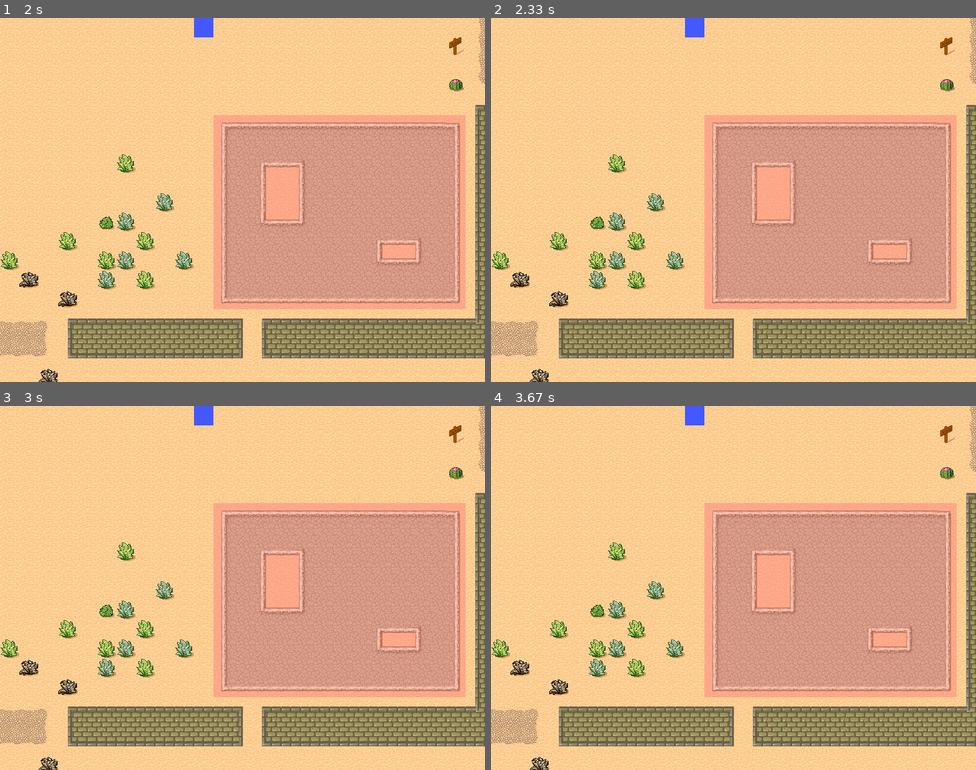
Above: before the commit, frames 1-4 (two rows, left to right).
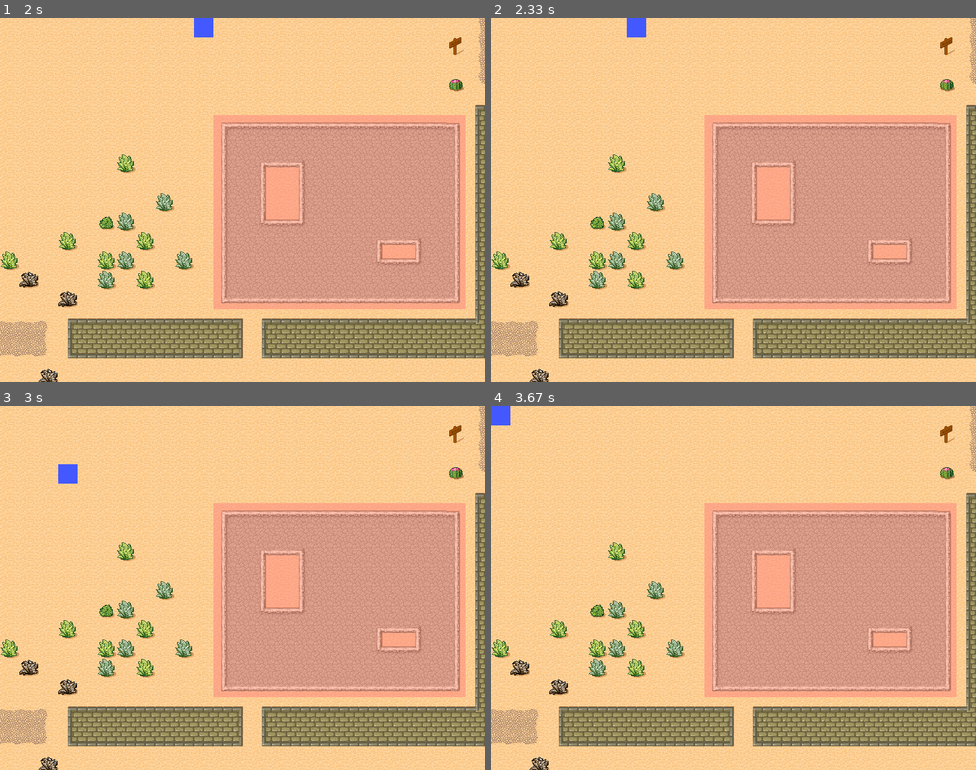
Above: after the commit, the same moments.

Repository: rongcuid/Pygame-RPG-Engine
Game: pygame game, started from Game.py
Two runs of this game, one before a commit and one after it. Both use one fixed random seed, a clock stepped at 60 frames per second and the inputs below.
Inputs:
- Up to frame 1 (2 s): tap Enter at 0.33 s; hold Right 0.67-1.13 s; hold Right 1.5-1.97 s
- Up to frame 2 (2.33 s): hold Left from 2 s (still down)
- Up to frame 3 (3 s): release Left at 2.53 s; hold Down 2.57-2.87 s; hold Left from 2.9 s (still down)
- Up to frame 4 (3.67 s): release Left at 3.3 s; hold Up from 3.33 s (still down)

Frame 1 is identical in both runs. In frame 2, 0.4% of the frame differs, in the area x 28-44%, y 0-6%; in frame 3, 0.4%; in frame 4, 0.4%.

Commit message:
Moved charactor movement code to Views.py.

Diff:
--- a/Charactor.py
+++ b/Charactor.py
@@ -112,10 +112,6 @@
             # one
             if event.key == K_RIGHT:
                 ev = self.Move(GameConstants.DIRECTION_RIGHT)
-                # Test Code
-                self.sprite.moveTo = (self.sprite.rect.x + 32,
-                        self.sprite.rect.y)
-                # ---------
             elif event.key == K_LEFT:
                 ev = self.Move(GameConstants.DIRECTION_LEFT)
             elif event.key == K_UP:
@@ -141,6 +137,7 @@
         self.identity = CharactorSprite.count
 
         self.charactor = charactor
+        # The new position of sprite
         self.moveTo = None
 
     def Update(self):
--- a/Views.py
+++ b/Views.py
@@ -65,8 +65,13 @@
     #-----------------------------
     def ShowCharactor(self, charactor):
         # TODO: Overlaid charactor sprite
+        # TODO: Animation etc
         sector = charactor.sector
         sprite = charactor.sprite
+        # Note: No Camera yet
+        sprite.moveTo = (sector.x * GameConstants.TILESIZE,
+                sector.y * GameConstants.TILESIZE)
+
         overlay = pygame.sprite.Sprite(self.frontSprite)
         overlay.image = sprite.image
         overlay.rect = sprite.rect
